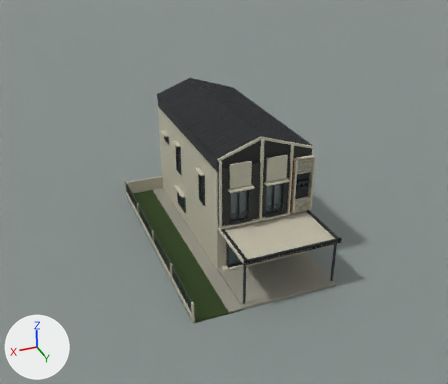
Before and after pictures for a commit that changed the Blender file assets/models/elmina-house/elmina-end.blend.
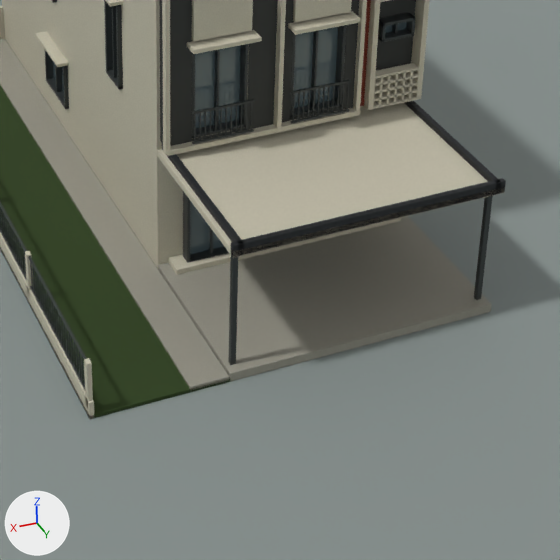
Each version is shown from the file's camera 'Camera', then close up on the part from 36% to 81% of the width and 45% to 97% of the height. Lighting does not change. The marker at lower left points along +X, +Y and +Z. The last two pictures show the newer version.

The first close-up shows 'Charcoal facade.001', 'Graphite roof.001', 'Porch concrete.001', 'Powder coated frames.001', 'Smoked blue glazing.001', 'Studio floor', 'Warm ivory render.001', 'Yard grass' and 1 more.
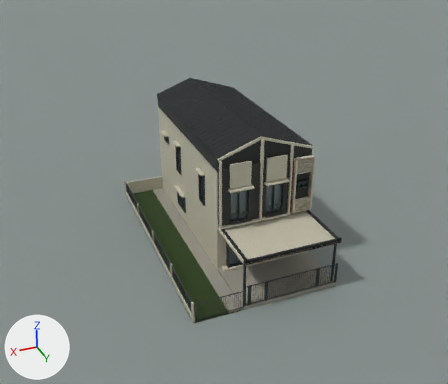
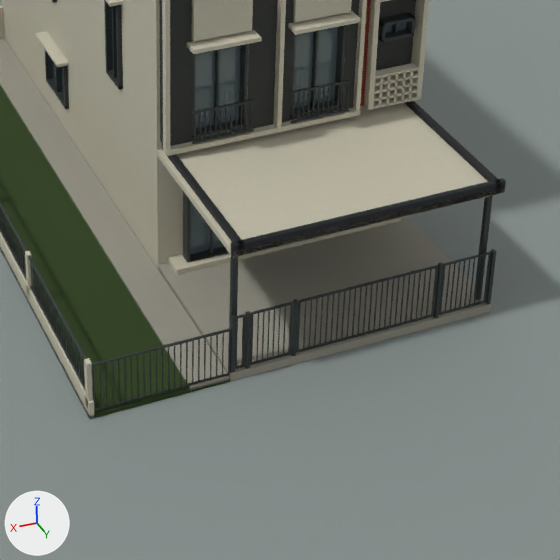
Where the change shows, as pixel boxes (x1, y1, x2, y2) in the close-ups (560 x 560 px):
'FrontBoundary', added
    after: (230, 249, 496, 373)
'VehicleGate', added
    after: (296, 265, 438, 353)
'YardFrontBoundary', added
    after: (92, 328, 231, 411)
'PedestrianGate', added
    after: (250, 302, 293, 365)

The change, as a list of edits to the scene's bpy script:
```text
Add me_cube_061:
    me_cube_061.from_pydata(...)  # 200 vertices, 150 faces; spans x 3.03..5.95, y 7.91..7.95, z 0.12..1.27
    me_cube_061.materials.append(mat_powder_coated_frames)  # dark grey #3c4040
Add me_cube_040:
    me_cube_040.from_pydata(...)  # 168 vertices, 126 faces; spans x -3.03..3.03, y 7.88..7.98, z 0.2..1.56
    me_cube_040.materials.append(mat_powder_coated_frames)  # dark grey #3c4040
Add me_cube_030:
    me_cube_030.from_pydata(...)  # 80 vertices, 60 faces; spans x -0.9..0.0, y -0.022..0.022, z 0.0..1.3
    me_cube_030.materials.append(mat_powder_coated_frames)  # dark grey #3c4040
Add me_cube:
    me_cube.from_pydata(...)  # 224 vertices, 168 faces; spans x 0.0..3.2, y -0.02..0.02, z 0.0..1.3
    me_cube.materials.append(mat_powder_coated_frames)  # dark grey #3c4040
Add ob_yardfrontboundary:
    ob_yardfrontboundary = bpy.data.objects.new('YardFrontBoundary', me_cube_061)
    ob_yardfrontboundary.location = (0.0, 0.0, 0.0)
Add ob_frontboundary:
    ob_frontboundary = bpy.data.objects.new('FrontBoundary', me_cube_040)
    ob_frontboundary.location = (0.0, 0.0, 0.0)
Add ob_pedestriangate:
    ob_pedestriangate = bpy.data.objects.new('PedestrianGate', me_cube_030)
    ob_pedestriangate.location = (2.59, 7.93, 0.24)
Add ob_vehiclegate:
    ob_vehiclegate = bpy.data.objects.new('VehicleGate', me_cube)
    ob_vehiclegate.location = (-1.65, 7.93, 0.24)
```
